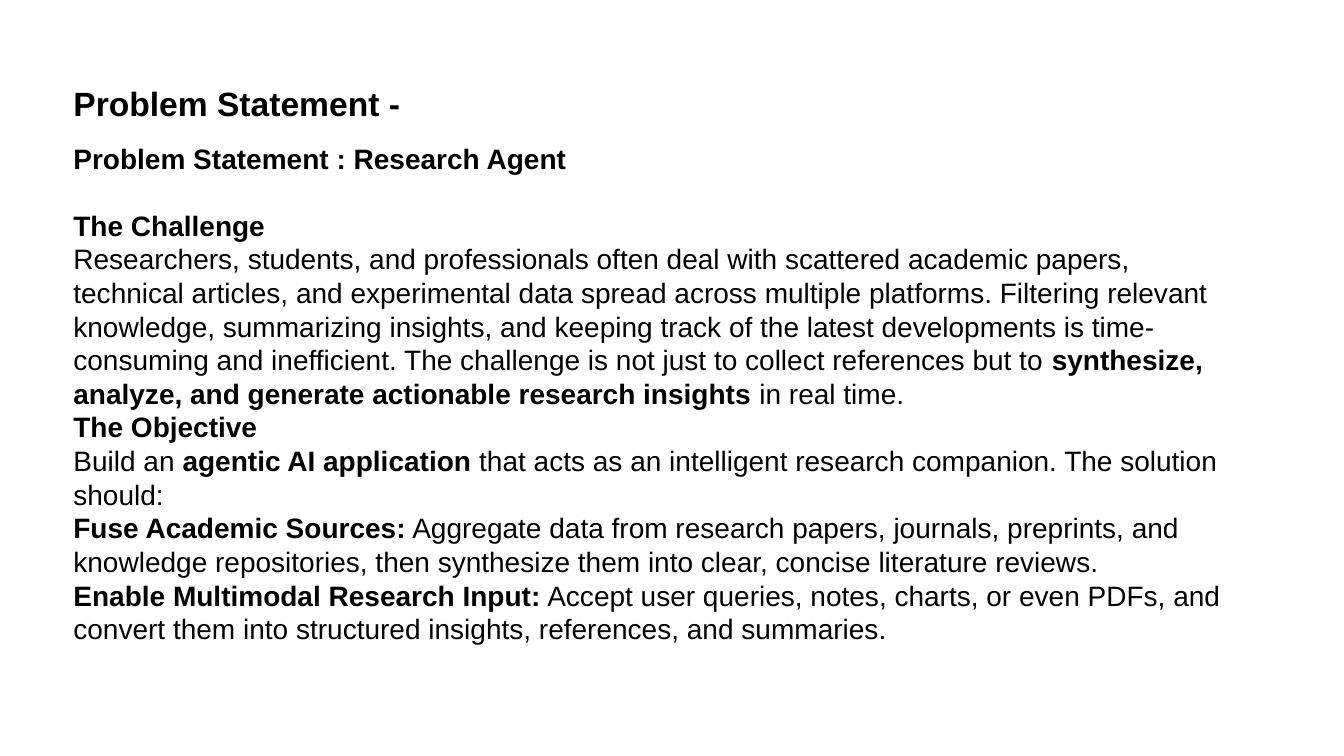
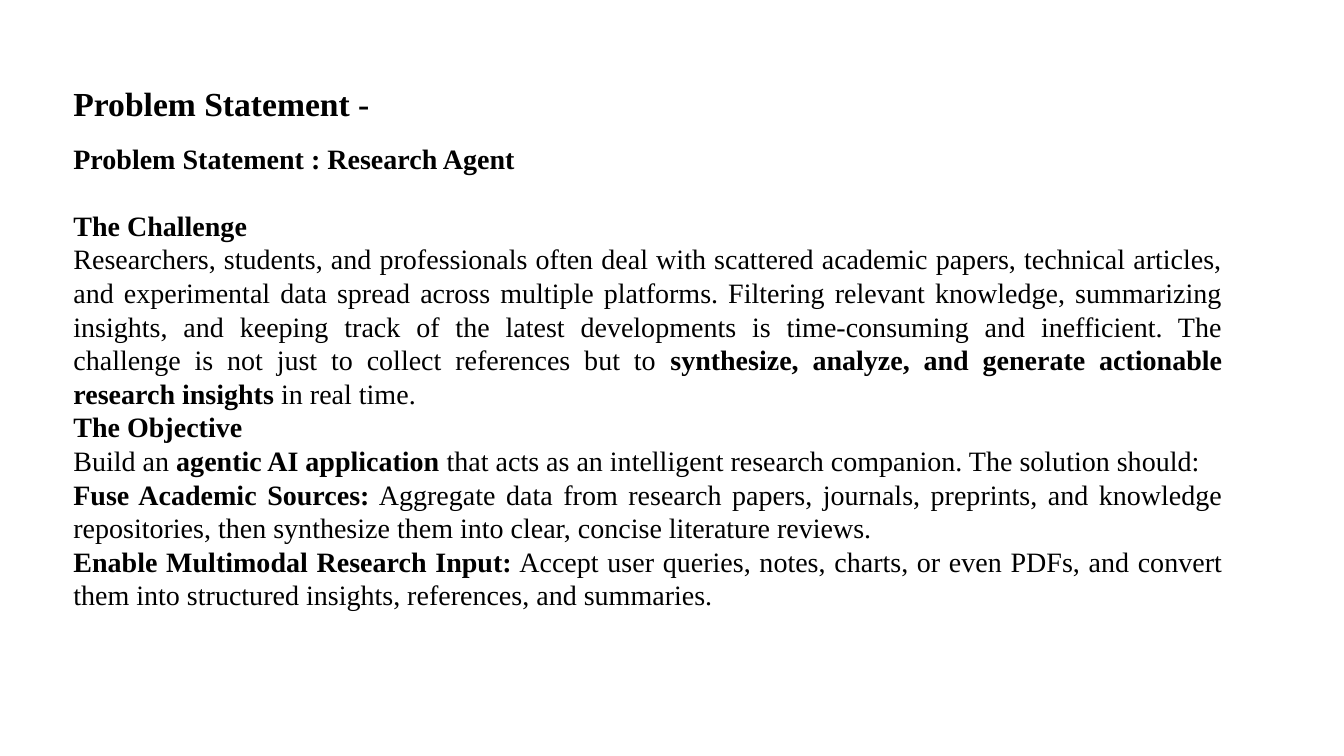
Before and after one commit to rdutta-ui/Research-Agent-Project, a slide deck: slide 3 of Project Submission Template for EduentFoundation_IBMUniversityEngagement-Bob.pptx. Drawn at 1344x756 pixels with LibreOffice and Linux fonts; fonts in the diff are those of the drawing. Boxes give left, top, right and bottom in pixels: in the first picture for what was removed or moved away, otherwise in the second. Text is boxed around its words. In the diff, an @@ line names an element or a change of style, - is before the commit and + after.

```diff
--- a/Project Submission Template for EduentFoundation_IBMUniversityEngagement-Bob.pptx
+++ b/Project Submission Template for EduentFoundation_IBMUniversityEngagement-Bob.pptx
@@ text "Problem Statement -" at [73, 92, 350, 117]: font Arial to Times New Roman @@
@@ text "Problem Statement : Research Agent" at [73, 149, 1222, 611]: font Arial to Times New Roman; alignment left to justified @@
```
Also in this commit, not shown: 14 other slides changed, 2 slides added.
